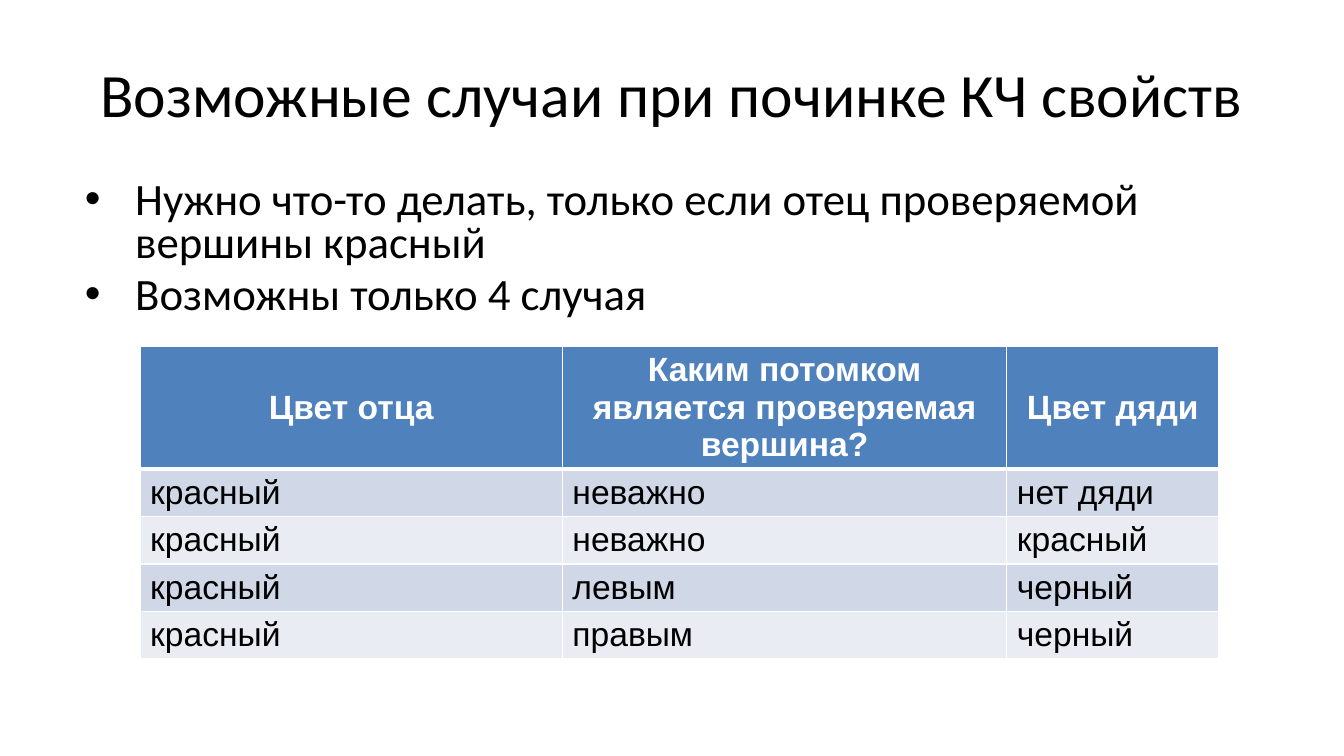
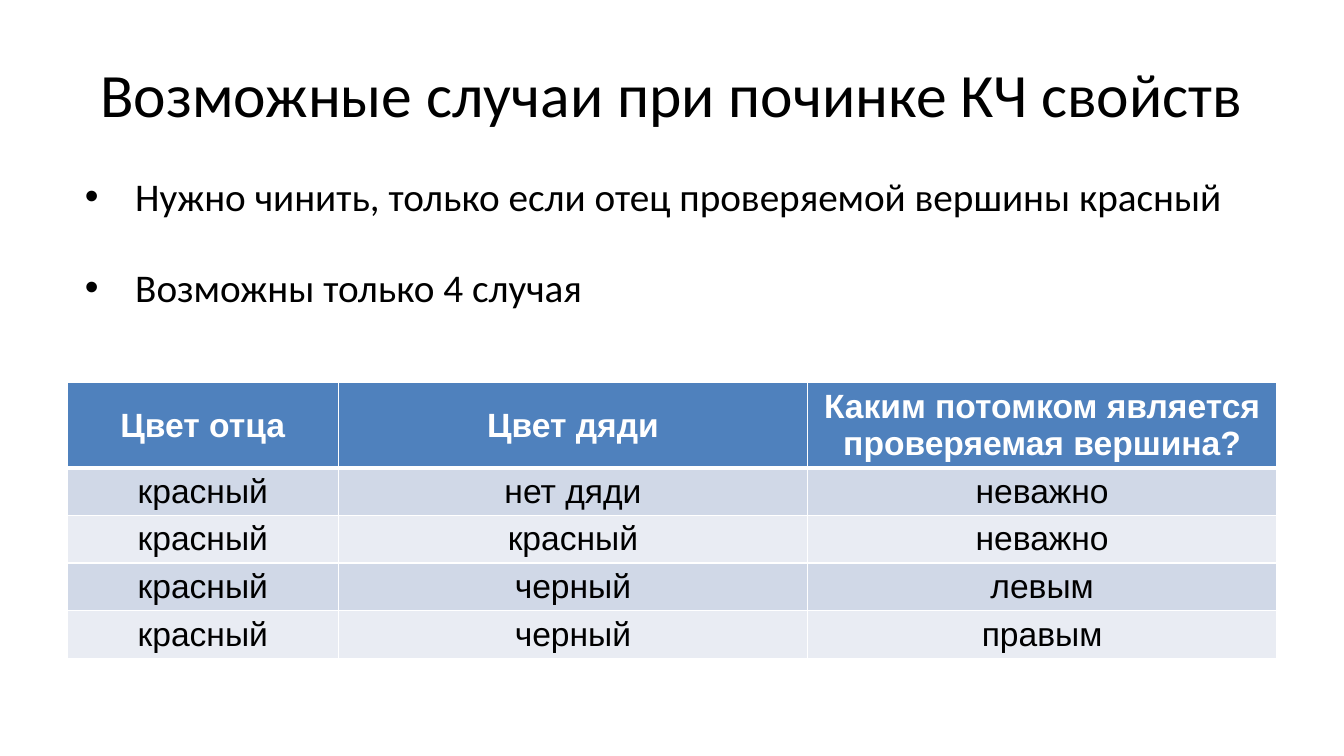
Before and after one commit to Evgueni-Petrov-aka-espetrov/Algorithms-and-Programming-in-C-pptx, a slide deck: slide 20 of 19 Б и КЧ деревья.pptx. Drawn at 1344x756 pixels with LibreOffice and Linux fonts; fonts in the diff are those of the drawing. Boxes give left, top, right and bottom in pixels: in the first picture for what was removed or moved away, otherwise in the second. Text is boxed around its words. In the diff, an @@ line names an element or a change of style, - is before the commit and + after.

```diff
--- a/19 Б и КЧ деревья.pptx
+++ b/19 Б и КЧ деревья.pptx
@@ text at (135, 184, 1221, 218): text changed; size 32 to 28 pt @@
-• Нужно что-то делать, только если отец проверяемой вершины красный
+• Нужно чинить, только если отец проверяемой вершины красный
@@ text at (135, 276, 582, 309): size 32 to 28 pt in "Возможны только 4 случая" @@
@@ table at (68, 383, 1276, 676) @@
-row 1, column 2: Каким потомком является проверяемая вершина?
+row 1, column 2: Цвет дяди
-row 1, column 3: Цвет дяди
+row 1, column 3: Каким потомком является проверяемая вершина?
-row 2, column 2: неважно
+row 2, column 2: нет дяди
-row 2, column 3: нет дяди
+row 2, column 3: неважно
-row 3, column 2: неважно
+row 3, column 2: красный
-row 3, column 3: красный
+row 3, column 3: неважно
-row 4, column 2: левым
+row 4, column 2: черный
-row 4, column 3: черный
+row 4, column 3: левым
-row 5, column 2: правым
+row 5, column 2: черный
-row 5, column 3: черный
+row 5, column 3: правым
@@ alignment left to centre @@
@@ table: place and size @@
-table at (140, 347, 1219, 657)
+table at (68, 383, 1276, 676)
```
Also in this commit, not shown: 8 other slides changed.
